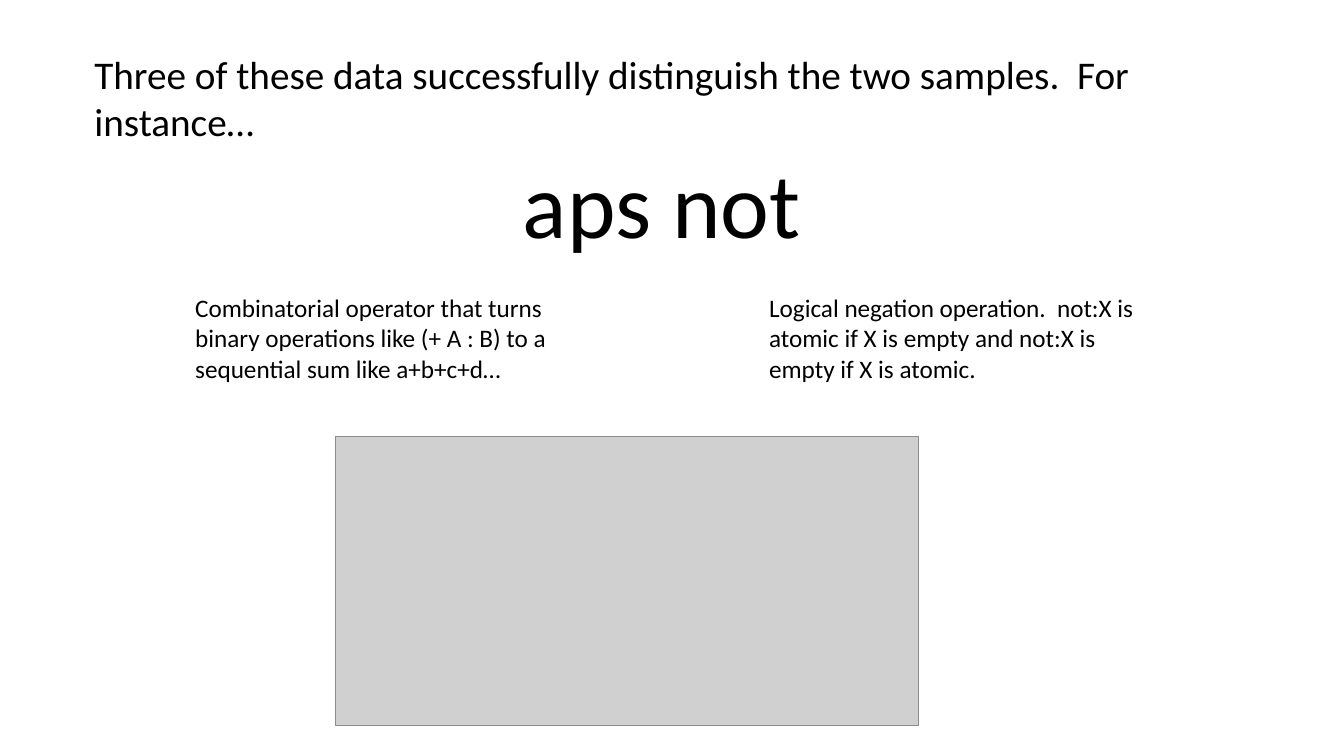
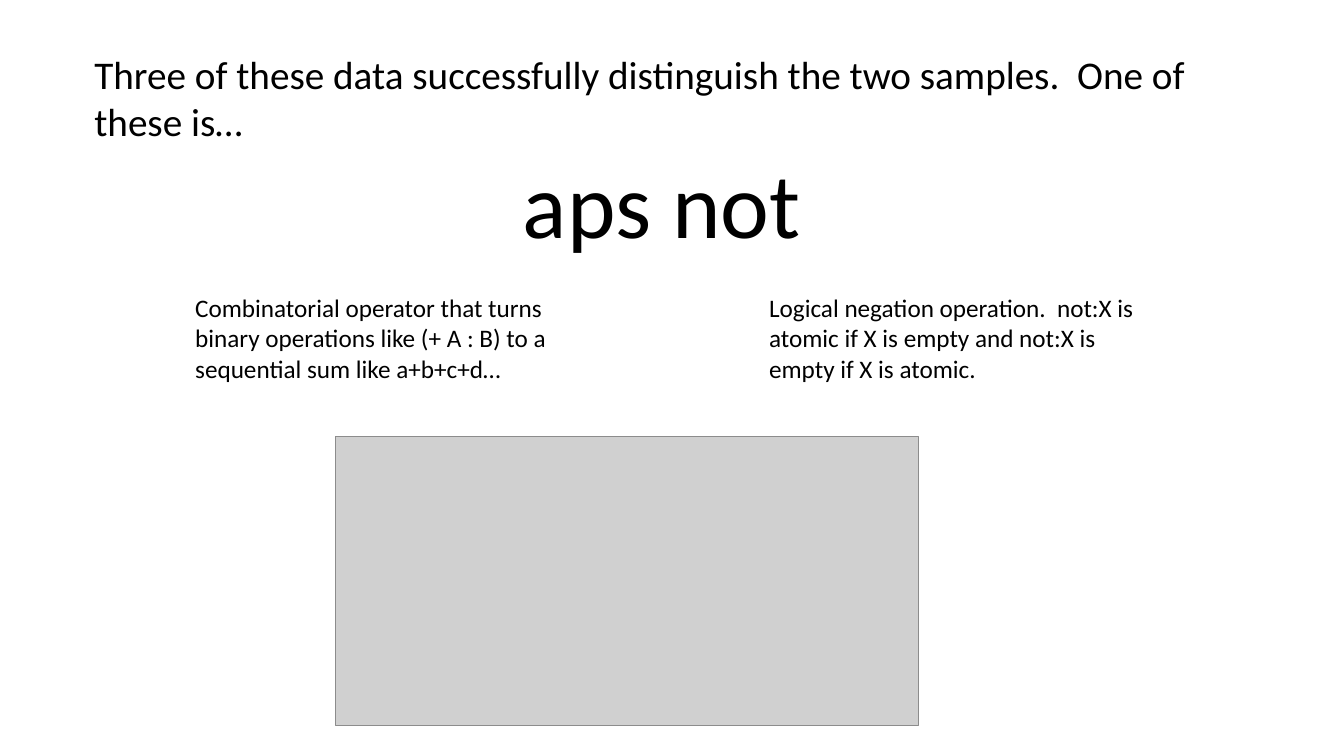
Before and after one commit to Saul-Youssef/coda, a slide deck: slide 29 of doc/talk/coda.pptx. Drawn at 1344x756 pixels with LibreOffice and Linux fonts; fonts in the diff are those of the drawing; grey boxes stand for pictures. Boxes give left, top, right and bottom in pixels: in the first picture for what was removed or moved away, otherwise in the second. Text is boxed around its words. In the diff, an @@ line names an element or a change of style, - is before the commit and + after.

```diff
--- a/doc/talk/coda.pptx
+++ b/doc/talk/coda.pptx
@@ text at (94,61,1185,137): text changed @@
-Three of these data successfully distinguish the two samples. For instance…
+Three of these data successfully distinguish the two samples. One of these is…
```
Also in this commit, not shown: 1 other slide changed, 4 other files.
